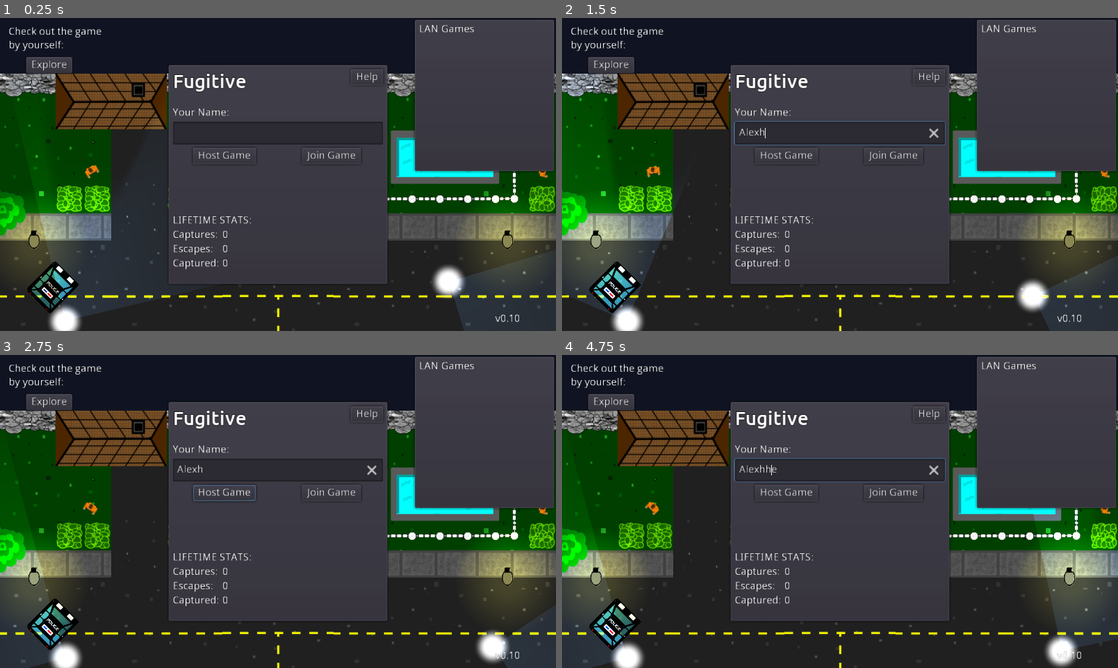
Above: before the commit, frames 1-4 (two rows, left to right).
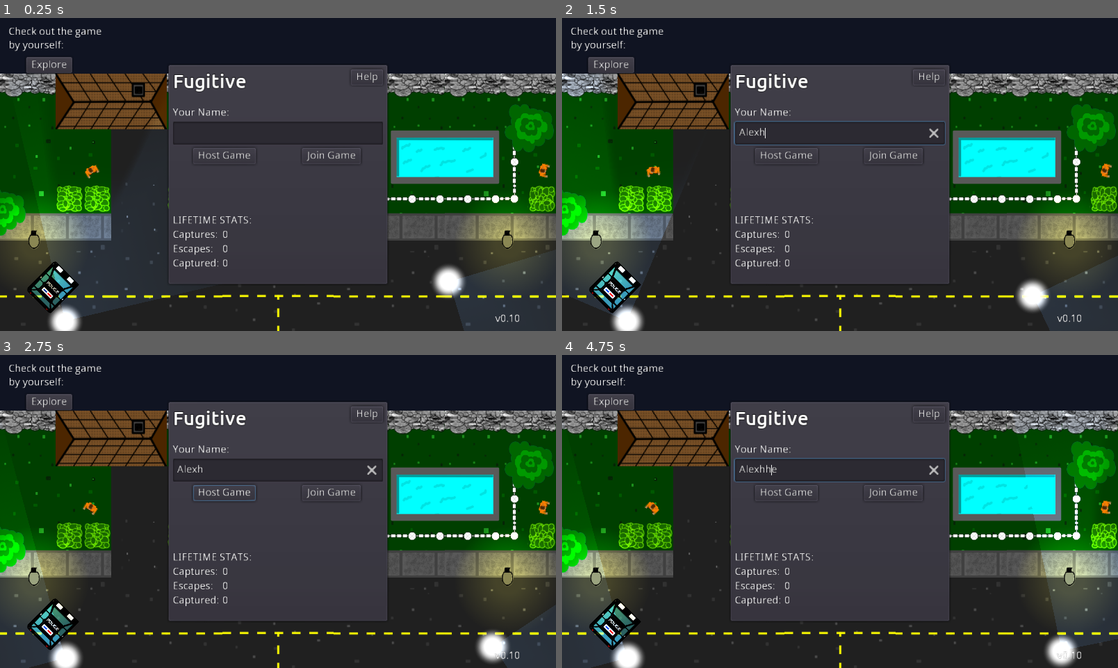
Above: after the commit, the same moments.

Repository: FugitiveTheGame/Fugitive
Game: Godot game, scene res://screens/mainmenu/MainMenu.tscn
Same seed, same stepped clock (60 frames per second), same inputs: the game is played once before the commit and once after it.
Inputs (mouse positions are in pixels of both pictures, inside the frame that each line leads up to):
- Up to frame 1 (0.25 s): no input
- Up to frame 2 (1.5 s): click (840, 133) at 0.52 s; type "Alex" at 0.6 s; hold Right (ui_right) from 1.28 s (still down); hold H (car_horn) from 1.28 s (still down)
- Up to frame 3 (2.75 s): release Right (ui_right) at 2.03 s; release H (car_horn) at 2.03 s; hold Down (ui_down) from 2.03 s (still down); tap L (lock_car) at 2.1 s
- Up to frame 4 (4.75 s): release Down (ui_down) at 2.78 s; hold Right (ui_right) 2.78-3.53 s; hold Shift (sprint) 2.78-3.53 s; hold Up (ui_up) 3.53-4.28 s; tap E (use) at 3.6 s; hold Left (ui_left) from 4.28 s (still down); hold H (car_horn) from 4.28 s (still down)

The runs differ from the first frame. In frame 1, 12% of the frame differs, in the area x 74-100%, y 0-50%; in frame 2, 12%; in frame 3, 12%; in frame 4, 12%.

Commit message:
Hide LAN browser by default

Diff:
--- a/screens/mainmenu/MainMenu.tscn
+++ b/screens/mainmenu/MainMenu.tscn
@@ -405,6 +405,7 @@
 }
 
 [node name="ServerListContainer" type="PanelContainer" parent="UiLayer"]
+visible = false
 anchor_left = 1.0
 anchor_right = 1.0
 margin_left = -329.0
@@ -421,11 +422,12 @@
 
 [node name="TitleLabel" type="Label" parent="UiLayer/ServerListContainer/VBoxContainer"]
 margin_right = 301.0
-margin_bottom = 25.0
+margin_bottom = 52.0
+custom_fonts/font = ExtResource( 2 )
 text = "LAN Games"
 
 [node name="ScrollContainer" type="ScrollContainer" parent="UiLayer/ServerListContainer/VBoxContainer"]
-margin_top = 33.0
+margin_top = 60.0
 margin_right = 301.0
 margin_bottom = 328.0
 size_flags_vertical = 3
